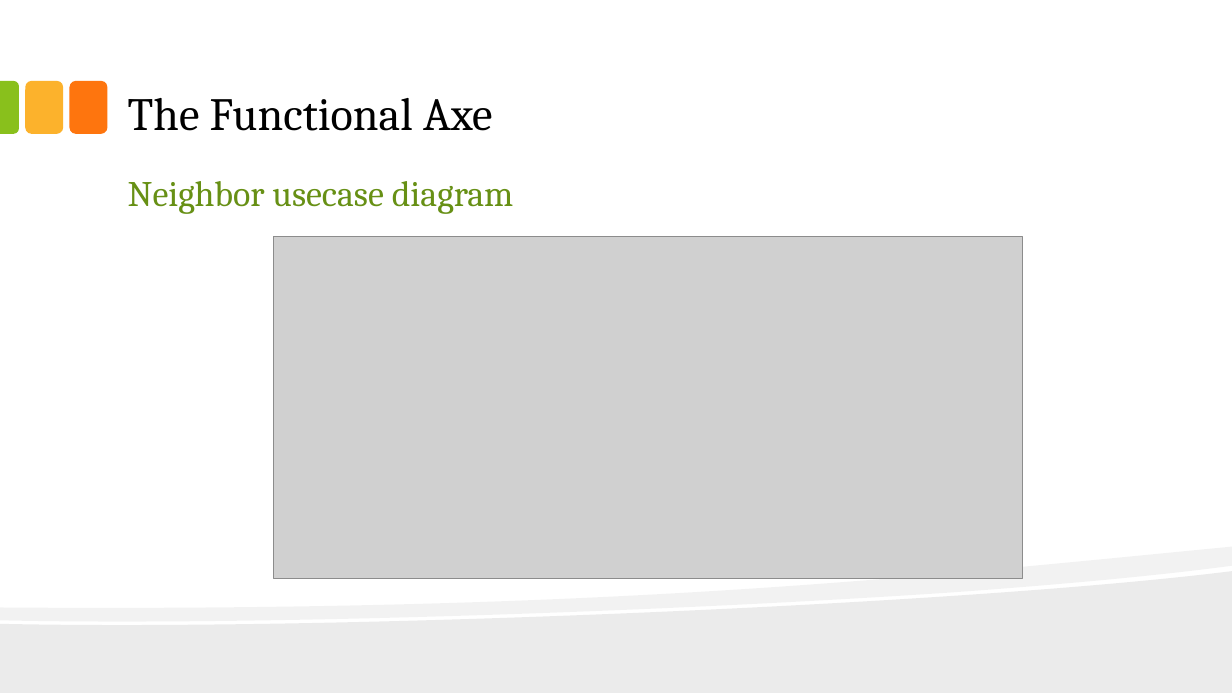
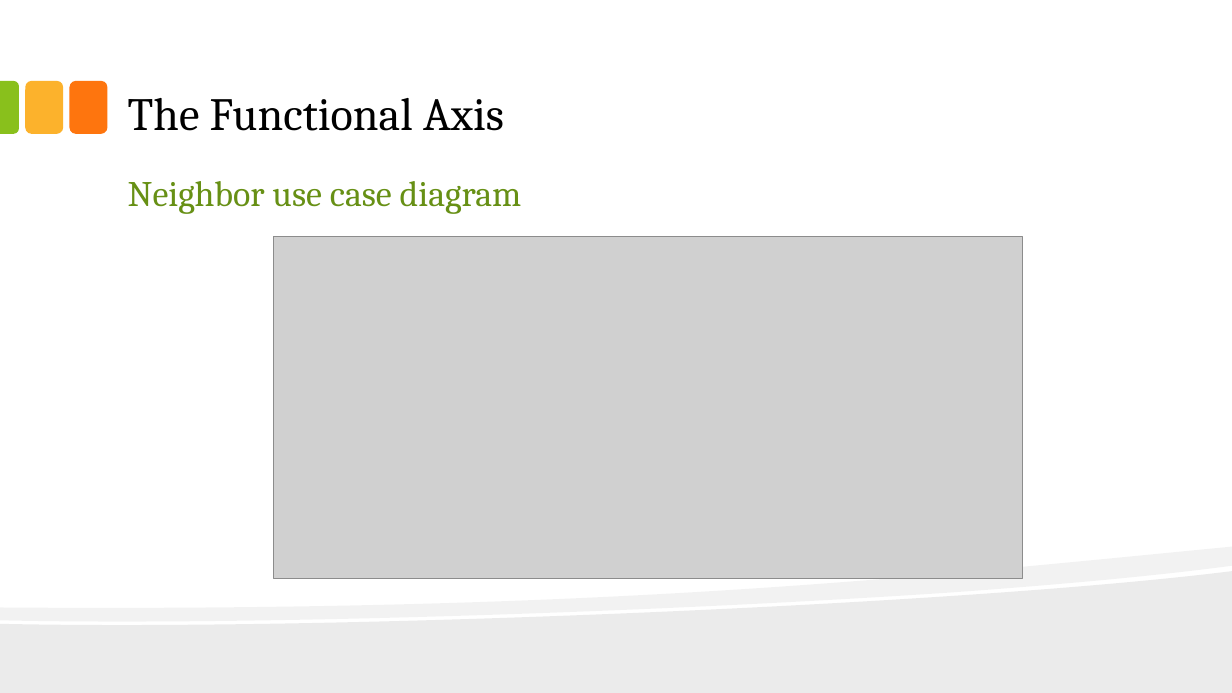
Before and after one commit to thelittlewozniak/iKitchen, a slide deck: slide 8 of Fichiers analyse/IKitchen.pptx. Drawn at 1232x693 pixels with LibreOffice and Linux fonts; fonts in the diff are those of the drawing; grey boxes stand for pictures. Boxes give left, top, right and bottom in pixels: in the first picture for what was removed or moved away, otherwise in the second. Text is boxed around its words. In the diff, an @@ line names an element or a change of style, - is before the commit and + after.

```diff
--- a/Fichiers analyse/IKitchen.pptx
+++ b/Fichiers analyse/IKitchen.pptx
@@ title at (128, 98, 504, 131): text changed @@
-The Functional Axe
+The Functional Axis
@@ text at (128, 181, 522, 214): spaces changed @@
-Neighbor usecase diagram
+Neighbor use case diagram
```
Also in this commit, not shown: 15 other slides changed, 2 other files.
